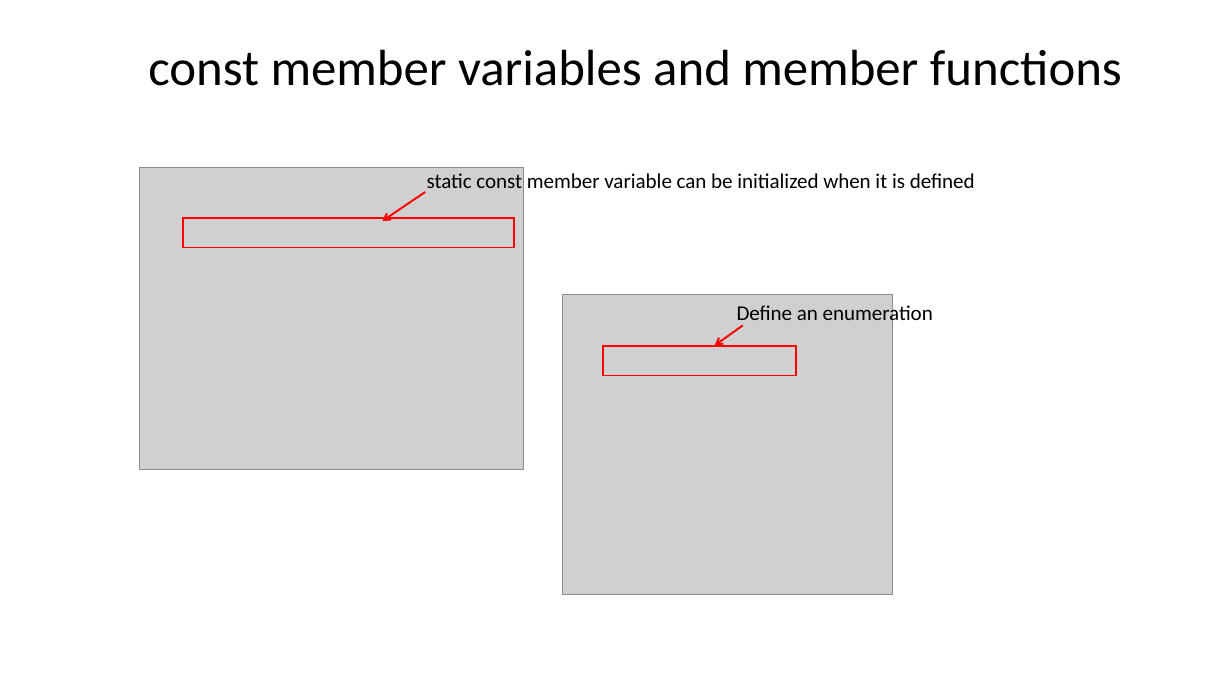
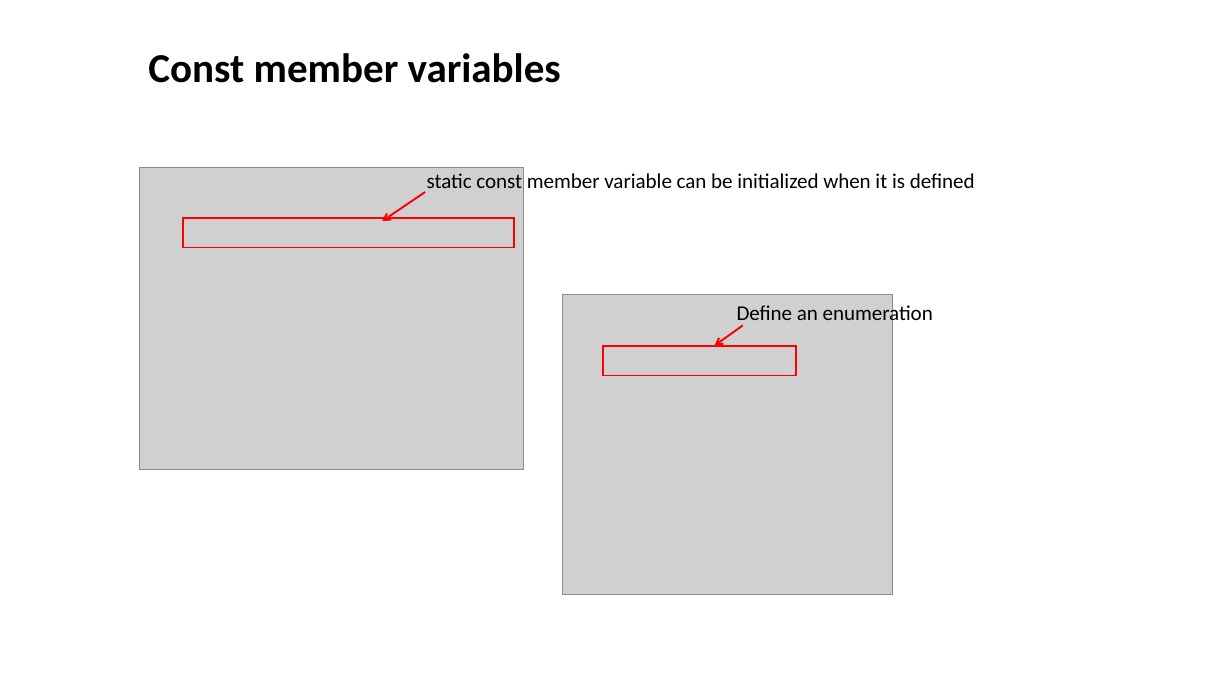
Before and after one commit to ShiqiYu/CPP, a slide deck: slide 13 of week09/Lab09.pptx (slide 12 before the commit). Drawn at 1232x693 pixels with LibreOffice and Linux fonts; fonts in the diff are those of the drawing; grey boxes stand for pictures; background and template pictures are left out. Boxes give left, top, right and bottom in pixels: in the first picture for what was removed or moved away, otherwise in the second. Text is boxed around its words. In the diff, an @@ line names an element or a change of style, - is before the commit and + after.

```diff
--- a/week09/Lab09.pptx
+++ b/week09/Lab09.pptx
@@ title at (148,53,561,83): text changed; size 39.6 to 32 pt; bold on @@
-const member variables and member functions
+Const member variables
```
Also in this commit, not shown: 14 other slides changed, 2 slides added, 2 slides removed, 1 other file.
